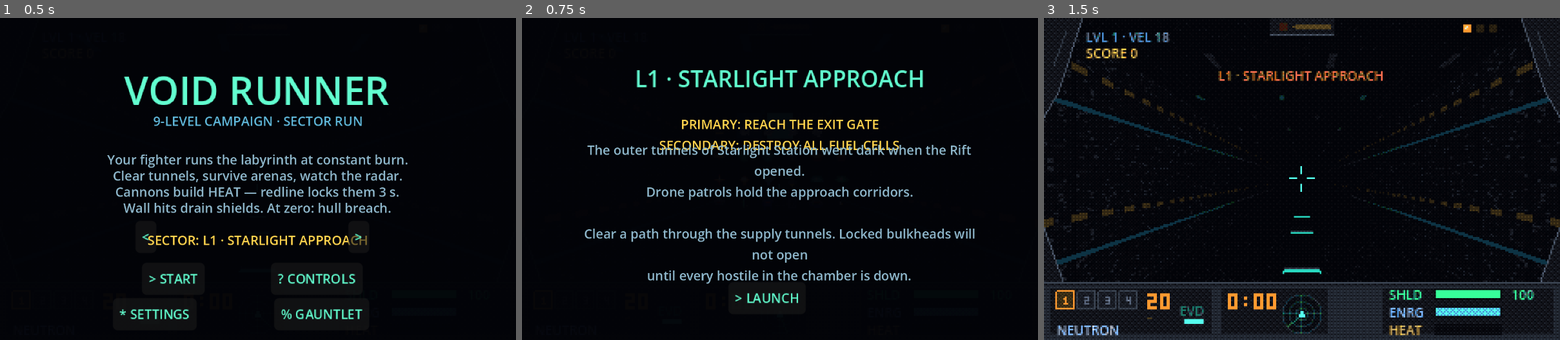
Above: before the commit, frames 1-3 (left to right).
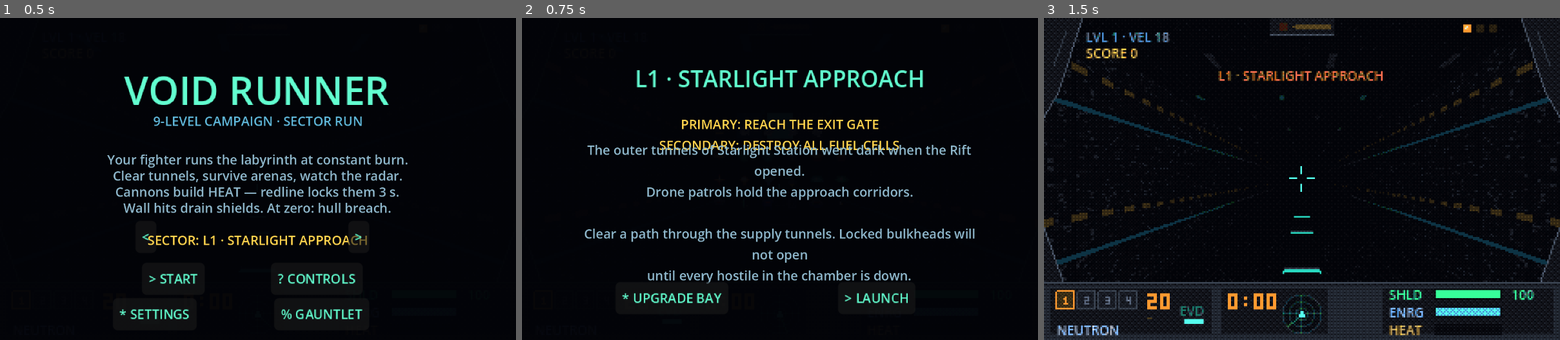
Above: after the commit, the same moments.

Repository: NCSTATEPACK16/VoidRunner
Game: Godot game, scene res://scenes/game.tscn
Two runs of this game, one before a commit and one after it. Both use one fixed random seed, a clock stepped at 60 frames per second and the inputs below.
Inputs:
- Up to frame 1 (0.5 s): no input
- Up to frame 2 (0.75 s): click "> START" at 0.5 s
- Up to frame 3 (1.5 s): click "> LAUNCH" at 1.25 s

Frame 1 is identical in both runs. In frame 2, 0.7% of the frame differs, in the area x 19-75%, y 82-89%; in frame 3, nothing differs.

Commit message:
L3d: Upgrade Bay on the briefing screen + tally banking
New Bay panel (overlays.gd) reached from a briefing button — 4 weapon-mark
rows (MK I->II->III, 60/140) and 6 ship-system rows (shield/heat/energy/rack
2 ranks @120/260; magnet/hull 1 rank @180), a live SALVAGE balance, and
buy = GameState.spend_salvage (run haul first, then bank). bay_buy_weapon/
bay_buy_ship are the testable seams. game._level_complete now banks the
level's salvage haul and the tally shows SALVAGE +<earned>. Salvage was
earnable since L3b but unspendable until now.

Verified: headless import clean; smoke 'bay ok' section green (buy/maxed/
can't-afford/banking round-trip); SMOKE TEST COMPLETE.

Co-Authored-By: Claude Opus 4.8 <noreply@anthropic.com>

Diff:
--- a/scripts/game.gd
+++ b/scripts/game.gd
@@ -588,6 +588,7 @@
 	AudioSys.stop_engine()
 	Input.mouse_mode = Input.MOUSE_MODE_VISIBLE
 	var idx := GameState.level_index
+	var earned := GameState.salvage_run   # V2.2 L3: haul this level, captured before banking
 	var bonus := 500 + idx * 250
 	# K3: secondary objective — every fuel cell destroyed
 	var secondary_done := GameState.level_props_total > 0 \
@@ -609,6 +610,7 @@
 	GameState.unlocked_level = mini(
 		maxi(GameState.unlocked_level, idx + 1), levels.size() - 1)
 	var new_record := GameState.record_progress(rank)
+	GameState.bank_salvage()   # V2.2 L3: this level's salvage haul → persistent bank
 	if idx >= levels.size() - 1:
 		state = State.VICTORY
 		overlays.set_final_score("victory", GameState.score, new_record)
@@ -618,7 +620,7 @@
 		overlays.set_level_clear(
 			levels[idx].display_name, bonus, GameState.score, levels[idx + 1].display_name,
 			GameState.level_kills, acc, player.elapsed, rank, secondary_done,
-			GameState.level_secrets, GameState.level_secrets_total, GameState.peak_style)
+			GameState.level_secrets, GameState.level_secrets_total, GameState.peak_style, earned)
 		overlays.show_only("level_clear")
 
 
--- a/scripts/overlays.gd
+++ b/scripts/overlays.gd
@@ -17,9 +17,23 @@
 const TEXT_COL := Color("8fb8cc")
 const KEY_COL := Color("ffd34d")
 
+# V2.2 L3d: Upgrade Bay — cost to reach the NEXT tier, indexed by current tier.
+const WEAPON_COST := [60, 140]              # MK I->II, MK II->III
+const BAY_WEAPONS := ["NEUTRON", "SCATTER", "BOLT", "MISSILE"]
+const BAY_SHIP := [   # [GameState.ship_ranks key, display label]
+	["shield", "SHIELD"], ["heat", "HEAT SINK"], ["energy", "ENERGY"],
+	["rack", "MSL RACK"], ["magnet", "MAGNET"], ["hull", "HULL"],
+]
+const SHIP_COST := {   # cost per rank; array length = max rank
+	"shield": [120, 260], "heat": [120, 260], "energy": [120, 260],
+	"rack": [120, 260], "magnet": [180], "hull": [180],
+}
+
 var _panels := {}
 var _settings_labels := {}       # H: setting key -> its value Label/Button
 var _settings_return := "start"  # where the settings BACK button returns to
+var _bay_rows := {}              # V2.2 L3d: row id -> {status: Label, buy: Button}
+var _bay_salvage_label: Label
 
 # Phase J: sector select + records on the start screen
 var _sector := 0
@@ -38,6 +52,7 @@
 	_build_level_clear()
 	_build_victory()
 	_build_settings()
+	_build_bay()
 	show_only("start")
 
 
@@ -103,7 +118,7 @@
 
 func set_level_clear(level_name: String, bonus: int, score: int, next_name: String,
 		kills: int, acc: int, time: float, rank: String, secondary := false,
-		secrets := 0, secrets_total := 0, style_peak := 0) -> void:
+		secrets := 0, secrets_total := 0, style_peak := 0, salvage := 0) -> void:
 	var p: Control = _panels.level_clear
 	(p.get_node("Title") as Label).text = level_name + " CLEAR"
 	var extras: Array[String] = []
@@ -113,6 +128,8 @@
 		extras.append("SECRETS %d/%d" % [secrets, secrets_total])
 	if style_peak > 0:   # V2.2 L2c: best style grade pays out
 		extras.append("STYLE: %s +%d" % [GameState.STYLE_NAMES[style_peak], style_peak * 100])
+	if salvage > 0:   # V2.2 L3: salvage hauled this level (banked at completion)
+		extras.append("SALVAGE +%d" % salvage)
 	var secondary_line := ("\n" + " · ".join(extras)) if not extras.is_empty() else ""
 	(p.get_node("Body") as Label).text = \
 		"KILLS %d · ACCURACY %d%% · TIME %s%s\nEXIT BONUS +%d · SCORE %d\nNEXT: %s" % [
@@ -229,7 +246,10 @@
 	b.size = Vector2(260, 80) * 2  # _line labels are 2x-size, 0.5-scale (see _line)
 	b.autowrap_mode = TextServer.AUTOWRAP_WORD_SMART
 	b.horizontal_alignment = HORIZONTAL_ALIGNMENT_CENTER
-	_button(p, Vector2(128, 164), "> LAUNCH", func() -> void:
+	_button(p, Vector2(58, 164), "* UPGRADE BAY", func() -> void:
+		_refresh_bay()
+		show_only("bay"))
+	_button(p, Vector2(196, 164), "> LAUNCH", func() -> void:
 		AudioSys.unlock()
 		launch_requested.emit())
 
@@ -349,6 +369,98 @@
 		(_settings_labels["shake"] as Button).text = "ON" if GameState.screen_shake else "OFF"
 
 
+## V2.2 L3d: Upgrade Bay — reached from the briefing (a button swaps to this panel).
+## Weapon marks are per-run, ship ranks persist; buying draws from salvage (the run
+## haul first, then the bank) via GameState.spend_salvage. One place, no shop sprawl.
+func _build_bay() -> void:
+	var p := _panel("bay")
+	_title(p, "UPGRADE BAY", 14, TITLE_COL)
+	_at(p, Vector2(20, 50), "WEAPON MARKS", 8, KEY_COL)
+	for i in BAY_WEAPONS.size():
+		_bay_row(p, 20, 64 + i * 13, "w%d" % i, BAY_WEAPONS[i])
+	_at(p, Vector2(168, 50), "SHIP SYSTEMS", 8, KEY_COL)
+	for i in BAY_SHIP.size():
+		_bay_row(p, 168, 64 + i * 13, "s:" + BAY_SHIP[i][0], BAY_SHIP[i][1])
+	_bay_salvage_label = _at(p, Vector2(20, 172), "", 8, KEY_COL)
+	_button(p, Vector2(150, 180), "< BACK", func() -> void: show_only("briefing"))
+	_button(p, Vector2(224, 180), "> LAUNCH", func() -> void:
+		AudioSys.unlock()
+		launch_requested.emit())
+	_refresh_bay()
+
+
+func _bay_row(p: Control, x: float, y: float, id: String, label: String) -> void:
+	_at(p, Vector2(x, y + 2), label, 8, TEXT_COL)
+	var status := _at(p, Vector2(x + 58, y + 2), "", 8, Color("5fb6d8"))
+	var buy := _button(p, Vector2(x + 92, y), "", func() -> void: _bay_buy(id))
+	_bay_rows[id] = {"status": status, "buy": buy}
+
+
+func _bay_buy(id: String) -> void:
+	if id.begins_with("s:"):
+		bay_buy_ship(id.substr(2))
+	else:
+		bay_buy_weapon(int(id.substr(1)))
+
+
+## Purchase entries the Bay buttons call — also the testable seam. Return false when
+## already maxed or salvage is short (spend_salvage leaves the balance untouched).
+func bay_buy_weapon(widx: int) -> bool:
+	var mk: int = GameState.weapon_marks[widx]
+	if mk >= WEAPON_COST.size():
+		return false
+	if not GameState.spend_salvage(WEAPON_COST[mk]):
+		return false
+	GameState.weapon_marks[widx] = mk + 1
+	AudioSys.play_select()
+	_refresh_bay()
+	return true
+
+
+func bay_buy_ship(key: String) -> bool:
+	var rank: int = GameState.ship_ranks[key]
+	var costs: Array = SHIP_COST[key]
+	if rank >= costs.size():
+		return false
+	if not GameState.spend_salvage(costs[rank]):
+		return false
+	GameState.ship_ranks[key] = rank + 1
+	AudioSys.play_select()
+	_refresh_bay()
+	return true
+
+
+func _refresh_bay() -> void:
+	if _bay_rows.is_empty():
+		return
+	for i in BAY_WEAPONS.size():
+		var mk: int = GameState.weapon_marks[i]
+		var row: Dictionary = _bay_rows["w%d" % i]
+		(row.status as Label).text = "MK%d" % (mk + 1)
+		var buy := row.buy as Button
+		if mk >= WEAPON_COST.size():
+			buy.text = "MAX"
+			buy.disabled = true
+		else:
+			buy.text = str(WEAPON_COST[mk])
+			buy.disabled = GameState.salvage_total() < WEAPON_COST[mk]
+	for row_def in BAY_SHIP:
+		var key: String = row_def[0]
+		var rank: int = GameState.ship_ranks[key]
+		var costs: Array = SHIP_COST[key]
+		var srow: Dictionary = _bay_rows["s:" + key]
+		(srow.status as Label).text = "%d/%d" % [rank, costs.size()]
+		var sbuy := srow.buy as Button
+		if rank >= costs.size():
+			sbuy.text = "MAX"
+			sbuy.disabled = true
+		else:
+			sbuy.text = str(costs[rank])
+			sbuy.disabled = GameState.salvage_total() < costs[rank]
+	if _bay_salvage_label:
+		_bay_salvage_label.text = "SALVAGE: %d" % GameState.salvage_total()
+
+
 # ---------- widget helpers ----------
 
 func _title(p: Control, text: String, font_size: int, color: Color) -> Label:
--- a/tests/smoke_test.gd
+++ b/tests/smoke_test.gd
@@ -304,6 +304,34 @@
 	assert(is_equal_approx(game.player.wall_damage_mult(), 0.7))   # hull plating
 	GameState.ship_ranks.hull = 0
 	print("apply ok — marks + ranks reach the consumption sites")
+	# --- V2.2 L3d: Upgrade Bay — buy weapon marks + ship ranks, bank at level end ---
+	GameState.reset_run()
+	GameState.salvage_run = 0
+	GameState.salvage_bank = 500
+	GameState.ship_ranks.shield = 0
+	GameState.ship_ranks.magnet = 0
+	assert(game.overlays.bay_buy_weapon(0))                       # MK I -> II, 60
+	assert(GameState.weapon_marks[0] == 1 and GameState.salvage_total() == 440)
+	assert(game.overlays.bay_buy_weapon(0))                       # MK II -> III, 140
+	assert(GameState.weapon_marks[0] == 2 and GameState.salvage_total() == 300)
+	assert(not game.overlays.bay_buy_weapon(0))                   # maxed — no charge
+	assert(GameState.salvage_total() == 300)
+	assert(game.overlays.bay_buy_ship("shield"))                 # rank 0 -> 1, 120
+	assert(GameState.ship_ranks.shield == 1 and GameState.salvage_total() == 180)
+	assert(game.overlays.bay_buy_ship("magnet"))                 # single rank, 180
+	assert(GameState.ship_ranks.magnet == 1 and GameState.salvage_total() == 0)
+	assert(not game.overlays.bay_buy_ship("magnet"))             # already maxed
+	assert(not game.overlays.bay_buy_ship("shield"))             # can't afford rank 2 (260)
+	# banking: the level's unbanked haul folds into the persistent bank
+	GameState.reset_run()
+	GameState.salvage_run = 45
+	GameState.bank_salvage()
+	assert(GameState.salvage_run == 0 and GameState.salvage_bank == 45)
+	GameState.reset_run()
+	GameState.salvage_bank = 0            # scrub bank + ranks for later sections
+	GameState.ship_ranks.shield = 0
+	GameState.ship_ranks.magnet = 0
+	print("bay ok — marks + ranks bought, banking works")
 	# --- K3: L2 places crushers in plain tunnel, clear of arenas and doors ---
 	GameState.reset_run()
 	GameState.level_index = 1
